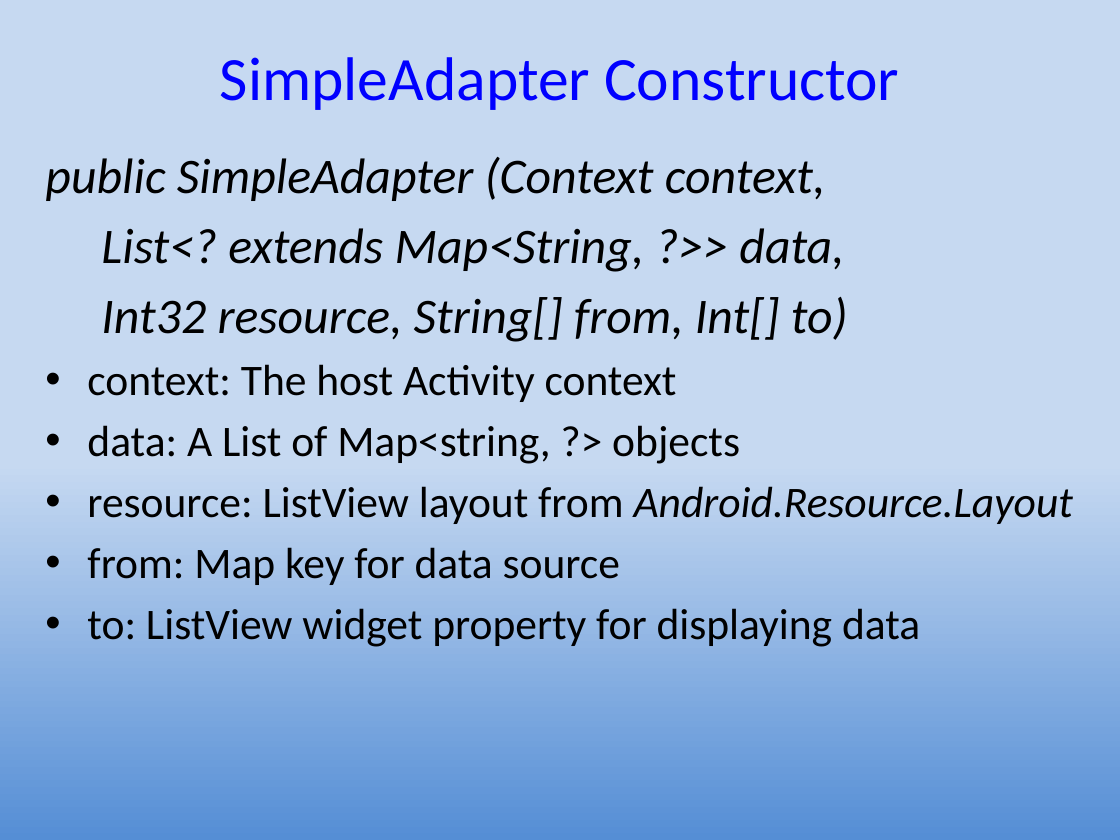
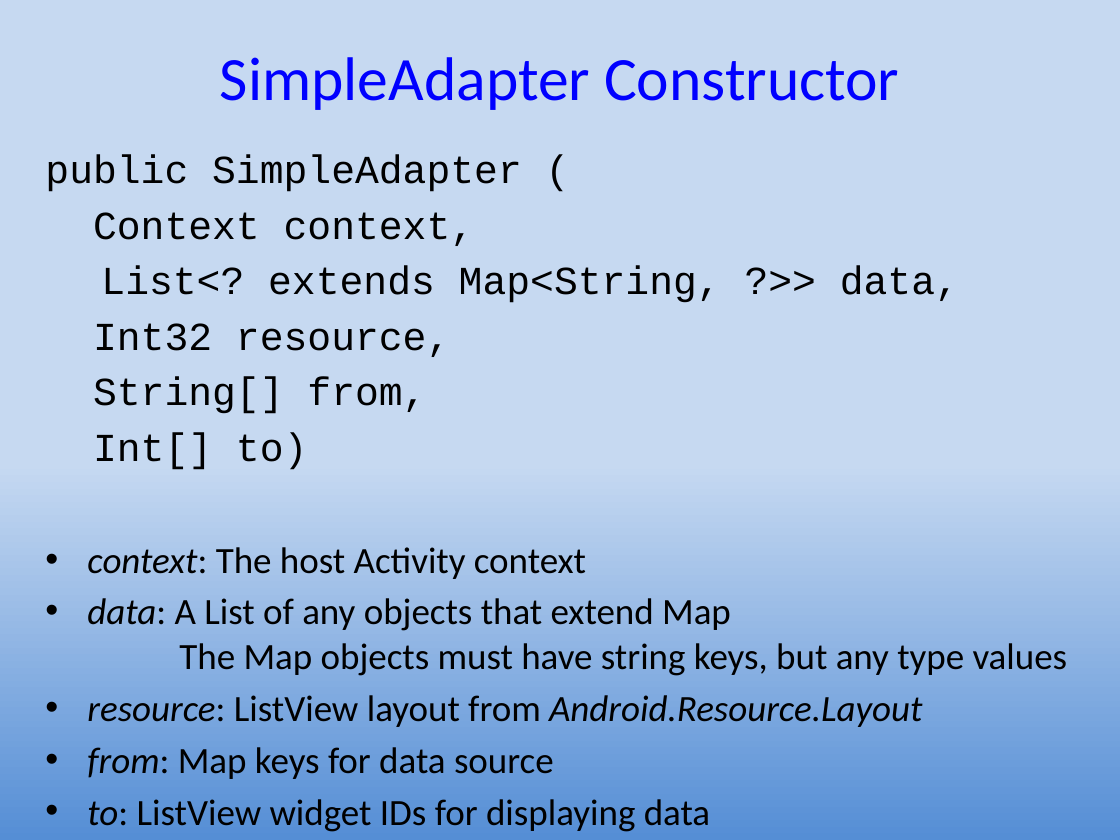
Before and after one commit to UO-CIS/CIS399Android-CourseMaterials, a slide deck: slide 20 of NotesAndSlides/CIS399Wk3Day2-ListViews.pptx (slide 19 before the commit). Drawn at 1120x840 pixels with LibreOffice and Linux fonts; fonts in the diff are those of the drawing. Boxes give left, top, right and bottom in pixels: in the first picture for what was removed or moved away, otherwise in the second. Text is boxed around its words. In the diff, an @@ line names an element or a change of style, - is before the commit and + after.

Commit message:
Updates
Added section on SimpleCursorAdapter to the SQLite ppt

```diff
--- a/NotesAndSlides/CIS399Wk3Day2-ListViews.pptx
+++ b/NotesAndSlides/CIS399Wk3Day2-ListViews.pptx
@@ text at (x1=45, y1=155, x2=522, y2=246): text changed; size 32 to 25.5 pt; font Calibri to Courier New; italic off @@
-public SimpleAdapter (Context context,
+public SimpleAdapter (
+Context context,
@@ text at (x1=87, y1=266, x2=959, y2=727): size 32 to 25.5 pt, font Calibri to Courier New, italic off in "List<? extends Map<String, ?>> data,"; size 28 to 23.8 pt in "context: The host Activity context", "resource: ListView layout from Android.Resource.Layout"; italic on in "context:", "resource:"; less space between paragraphs @@
@@ text at (x1=93, y1=323, x2=450, y2=470): text changed; size 32 to 25.5 pt; font Calibri to Courier New; italic off @@
-Int32 resource, String[] from, Int[] to)
+Int32 resource,
+String[] from,
+Int[] to)
@@ text at (x1=87, y1=598, x2=1068, y2=676): text changed; size 28 to 23.8 pt @@
-• data: A List of Map<string, ?> objects
+• data: A List of any objects that extend Map
+  The Map objects must have string keys, but any type values
@@ text at (x1=87, y1=747, x2=710, y2=832): text changed; size 28 to 23.8 pt @@
-• from: Map key for data source
-• to: ListView widget property for displaying data
+• from: Map keys for data source
+• to: ListView widget IDs for displaying data
```
Also in this commit, not shown: 3 other slides changed, 6 slides added, 4 other files.
